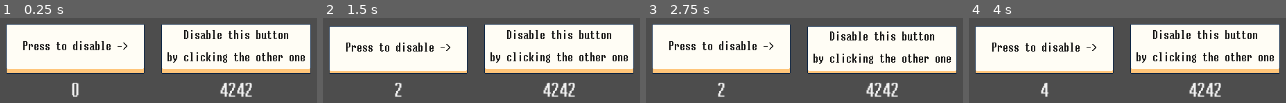
Above: before the commit, frames 1-4 (left to right).
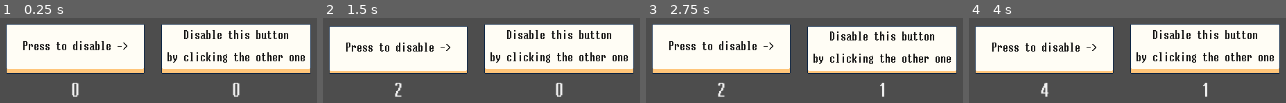
Above: after the commit, the same moments.

Repository: justin-calleja/godot-misc
Game: Godot game, scene res://scenes/btn_disable_another/main.tscn
Same seed, same stepped clock (60 frames per second), same inputs: the game is played once before the commit and once after it.
Inputs:
- Up to frame 1 (0.25 s): no input
- Up to frame 2 (1.5 s): click "Press to disable ->" at 0.5 s; click "Press to enable ->" at 1.25 s
- Up to frame 3 (2.75 s): click "Disable this button by clicki…" at 2 s
- Up to frame 4 (4 s): click "Press to disable ->" at 2.75 s; click "Press to enable ->" at 3.5 s

The runs differ from the first frame. In frame 1, 1.1% of the frame differs, in the area x 69-80%, y 76-93%; in frame 2, 1.1%; in frame 3, 1.1%; in frame 4, 1.1%.

Commit message:
add OnParentPressed to other btn

Diff:
--- a/scenes/btn_disable_another/main.tscn
+++ b/scenes/btn_disable_another/main.tscn
@@ -102,7 +102,7 @@
 
 [node name="Label" type="Label" parent="MC/HBox/VBoxContainer"]
 layout_mode = 2
-text = "123"
+text = "0"
 label_settings = ExtResource("3_jmax1")
 horizontal_alignment = 1
 
@@ -129,6 +129,15 @@
 text_when_ready = "Press to disable ->"
 btn = NodePath("../../../../VBoxContainer/Btn")
 
+[node name="OnParentPressed" type="Node" parent="MC/HBox/VBoxContainer2/TargetBtn"]
+script = ExtResource("2_eh23m")
+callback_name = "on_pressed"
+signal_name = "pressed"
+
+[node name="UpdateLabel" type="Node" parent="MC/HBox/VBoxContainer2/TargetBtn/OnParentPressed" node_paths=PackedStringArray("label")]
+script = SubResource("GDScript_rh73t")
+label = NodePath("../../../Label")
+
 [node name="Label" type="Label" parent="MC/HBox/VBoxContainer2"]
 layout_mode = 2
 text = "4242"
